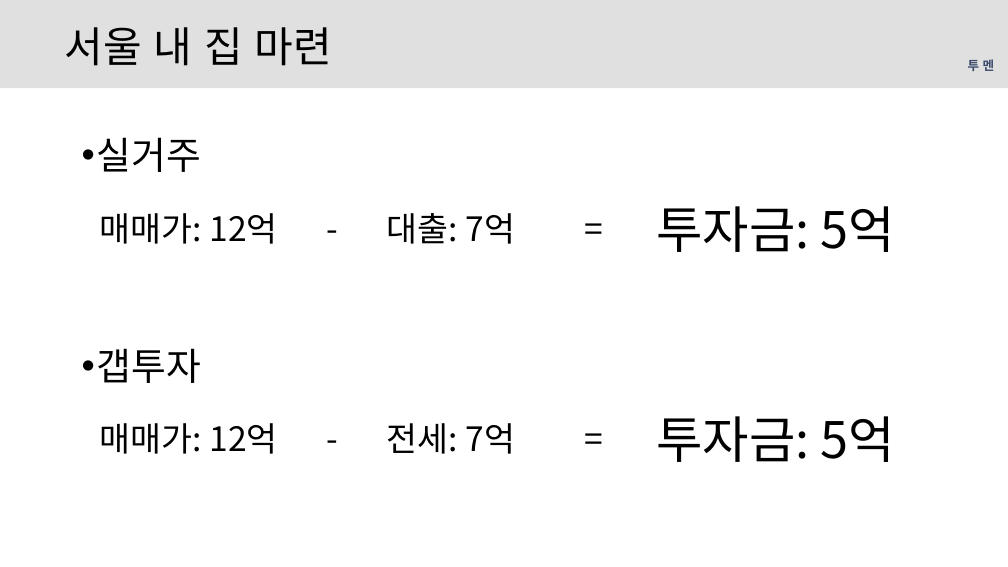
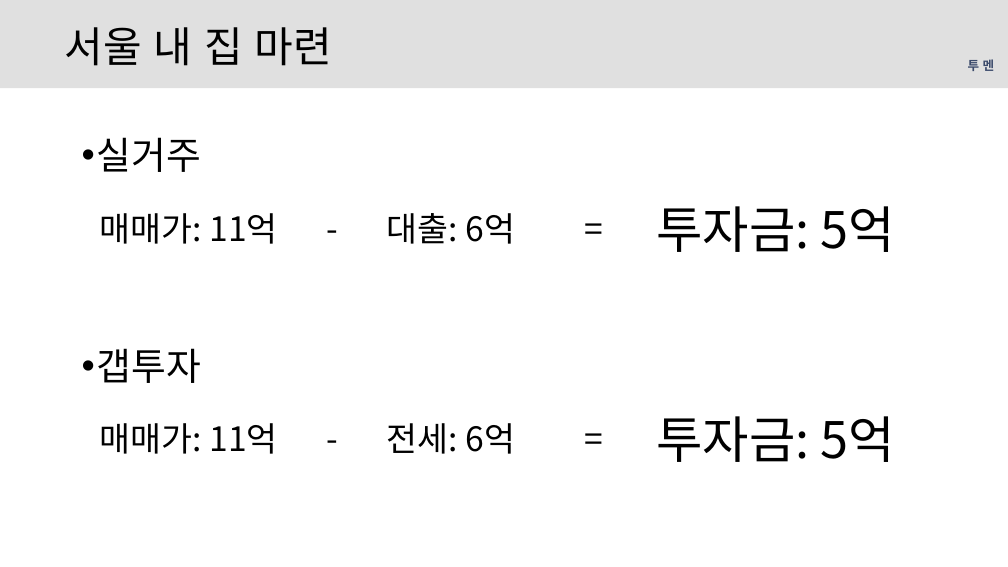
Before and after one commit to sdjhs0327/ws_fn, a slide deck: slide 6 of lectures/강의자료/강의자료_내부설명용.pptx (slide 5 before the commit). Drawn at 1008x567 pixels with LibreOffice and Linux fonts; fonts in the diff are those of the drawing; background and template pictures are left out. Boxes give left, top, right and bottom in pixels: in the first picture for what was removed or moved away, otherwise in the second. Text is boxed around its words. In the diff, an @@ line names an element or a change of style, - is before the commit and + after.

```diff
--- a/lectures/강의자료/강의자료_내부설명용.pptx
+++ b/lectures/강의자료/강의자료_내부설명용.pptx
@@ text at [100,213,278,244]: text changed @@
-매매가: 12억
+매매가: 11억
@@ text at [387,213,516,244]: text changed @@
-대출: 7억
+대출: 6억
@@ text at [100,423,278,454]: text changed @@
-매매가: 12억
+매매가: 11억
@@ text at [387,423,516,454]: text changed @@
-전세: 7억
+전세: 6억
```
Also in this commit, not shown: 1 slide added, 7 other files.
